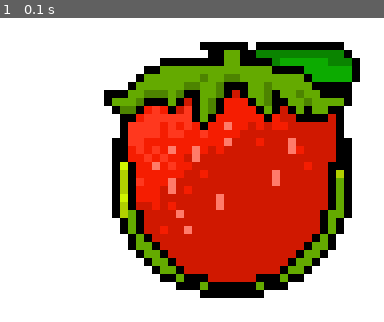
Above: before the commit, frame 1.
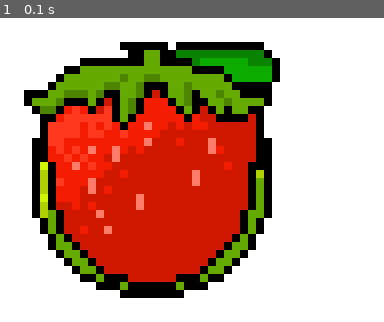
Above: after the commit, the same moment.

Repository: Joshkaki00/pygame-tutorial
Game: pygame game, started from game.py
The game is run twice, just before and just after one commit, with the same random seed, the same clock (stepped at 60 frames per second) and the same inputs.
Inputs:
- Up to frame 1 (0.1 s): no input

The runs differ from the first frame. In frame 1, 53% of the frame differs, in the area x 6-94%, y 7-93%.

Commit message:
updated pygame

Diff:
--- a/game.py
+++ b/game.py
@@ -19,8 +19,8 @@
     screen.blit(self.surf, (self.x, self.y))
 
 # Instance of GameObject
-apple = GameObject(120, 300, 'apple.png')
-strawberry = GameObject(120, 300, 'strawberry.png')
+apple = GameObject(100, 300, 'apple.png')
+strawberry = GameObject(100, 300, 'strawberry.png')
 
 # Create the game loop
 running = True
